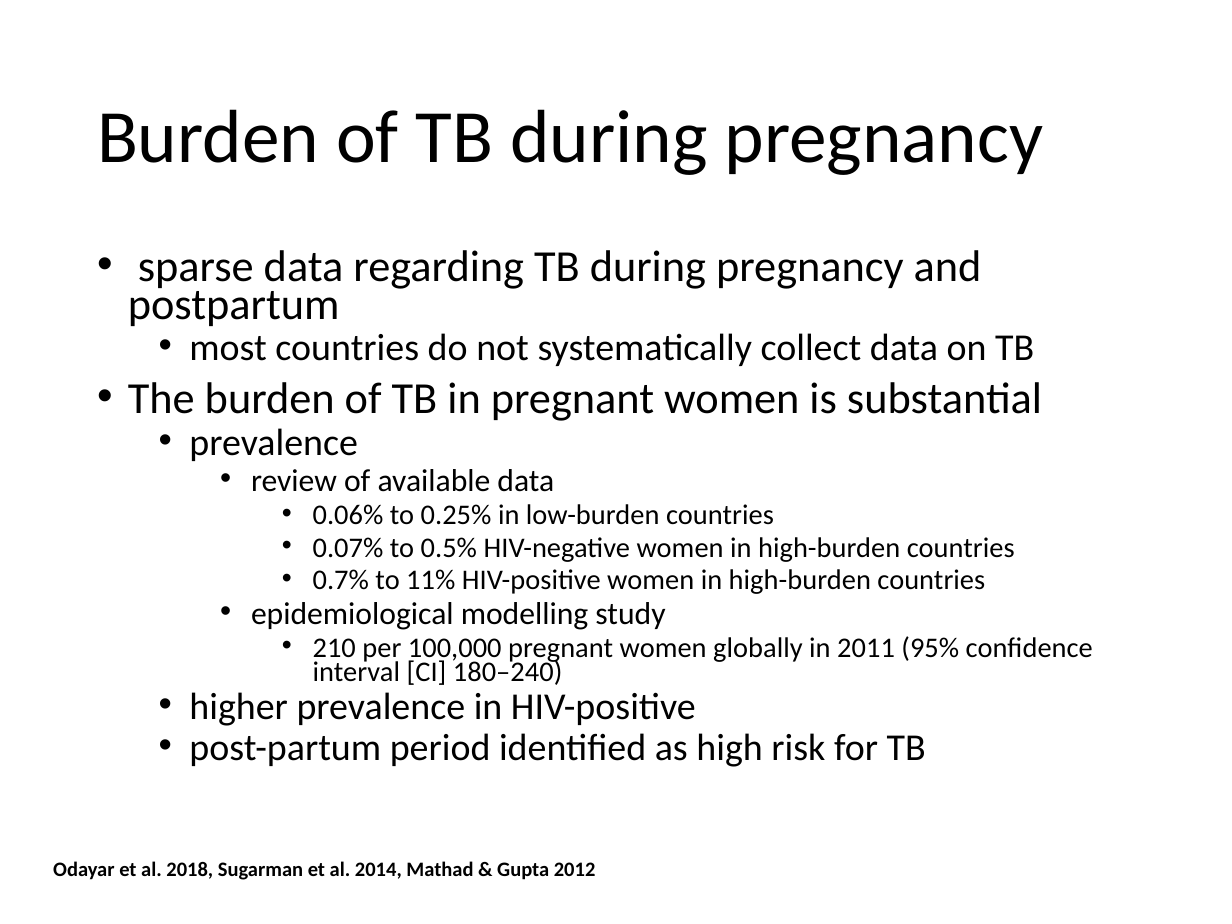
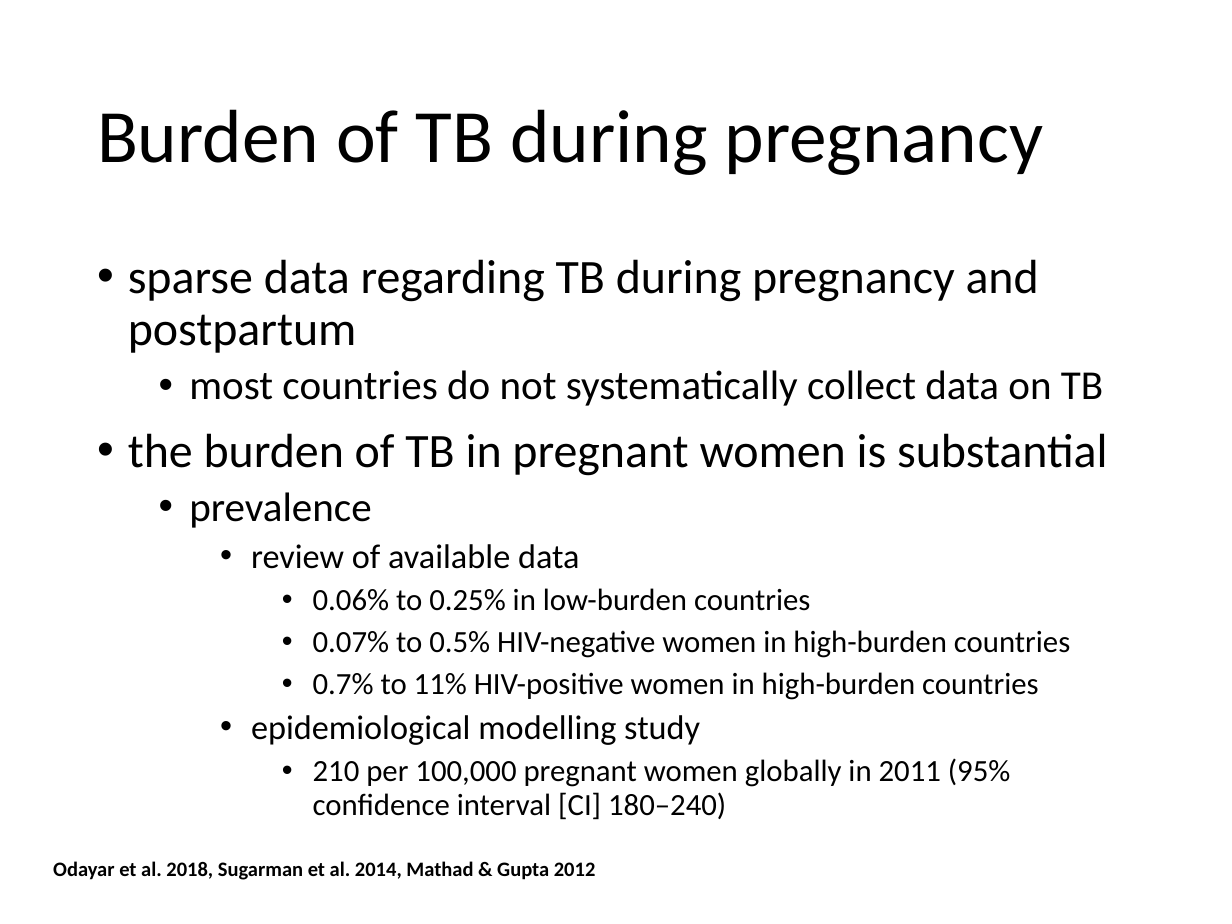
Before and after one commit to petedodd/pregtb, a slide deck: slide 4 of outdata/Revisiting the burden of TB in pregnant and post-partum women2.pptx (slide 7 before the commit). Drawn at 1232x924 pixels with LibreOffice and Linux fonts; fonts in the diff are those of the drawing. Boxes give left, top, right and bottom in pixels: in the first picture for what was removed or moved away, otherwise in the second. Text is boxed around its words. In the diff, an @@ line names an element or a change of style, - is before the commit and + after.

```diff
--- a/outdata/Revisiting the burden of TB in pregnant and post-partum women2.pptx
+++ b/outdata/Revisiting the burden of TB in pregnant and post-partum women2.pptx
@@ text at <box>128,259,1103,820</box>: size 25.9 to 28 pt in "sparse data regarding TB during pregnancy and ..."; size 22.2 to 24 pt in "most countries do not systematically collect data ...", "prevalence"; size 18.5 to 20 pt in "review of available data", "epidemiological modelling study"; size 16.6 to 18 pt in "0.06% to 0.25% in low-burden countries", "0.07% to 0.5% HIV-negative women in high-burden ...", "0.7% to 11% HIV-positive women in high-burden ...", "210 per 100,000 pregnant women globally in ..."; line spacing 0.7 to 0.9 @@
@@ text at <box>128,433,1108,476</box>: text changed; size 25.9 to 28 pt @@
-• The burden of TB in pregnant women is substantial
+• the burden of TB in pregnant women is substantial
@@ text at <box>189,692,926,767</box>: paragraphs removed @@
-  • higher prevalence in HIV-positive
-  • post-partum period identified as high risk for TB
```
Also in this commit, not shown: 3 other slides changed, 7 slides added, 6 slides removed, 33 other files.
